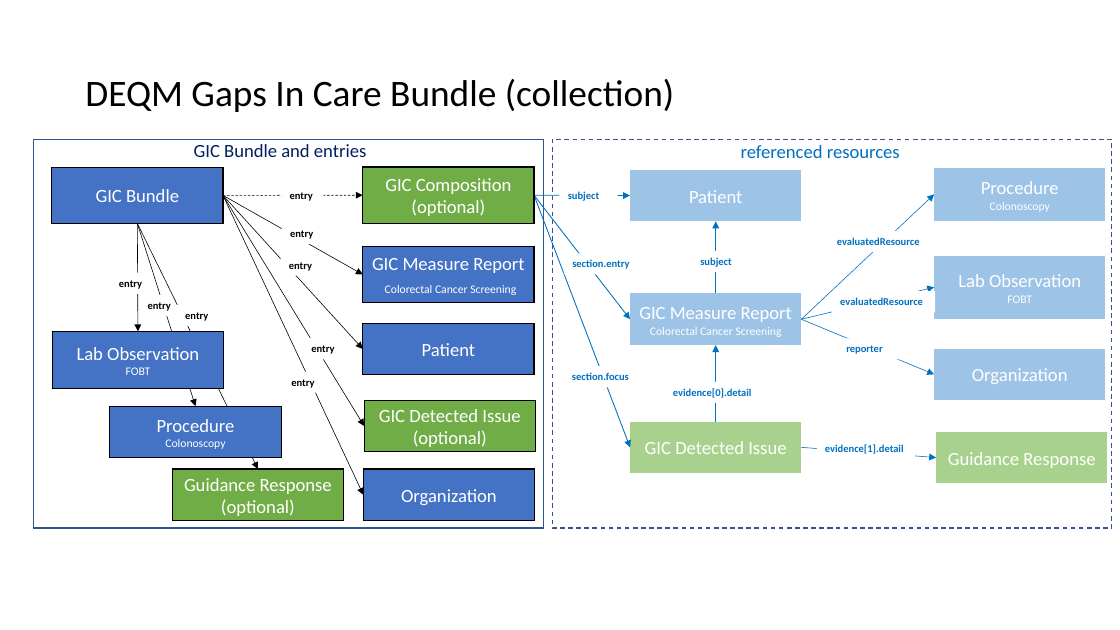
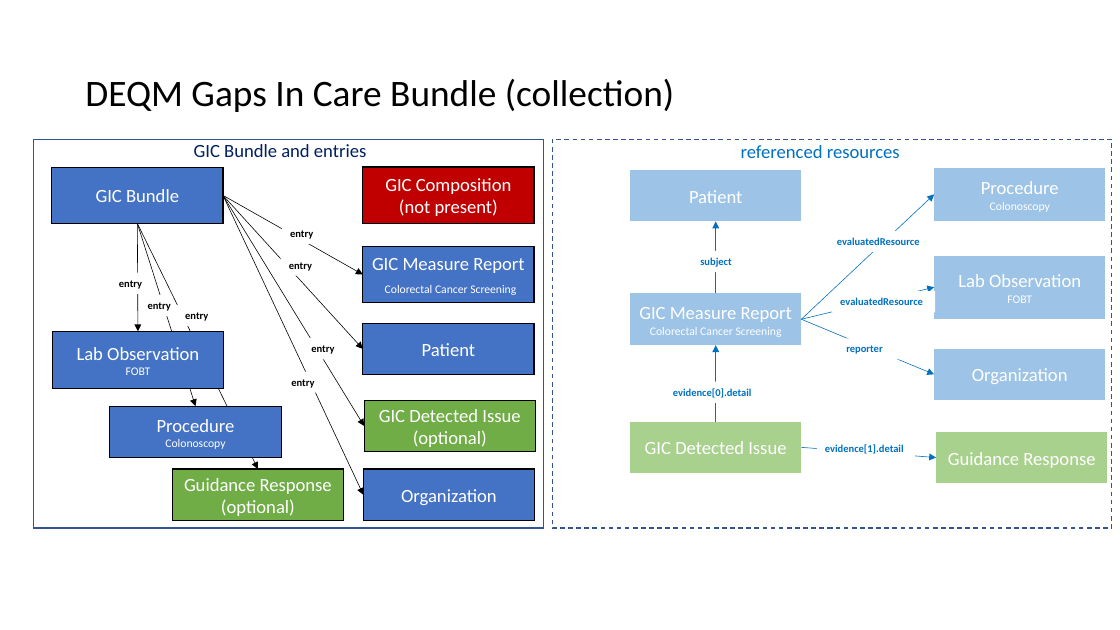
Before and after one commit to HL7/davinci-deqm, a slide deck: slide 9 of input/images/source/Gaps in Care Graphics.pptx. Drawn at 1120x630 pixels with LibreOffice and Linux fonts; fonts in the diff are those of the drawing. Boxes give left, top, right and bottom in pixels: in the first picture for what was removed or moved away, otherwise in the second. Text is boxed around its words. In the diff, an @@ line names an element or a change of style, - is before the commit and + after.

Commit message:
QA: Committee feedback on gaps in care diagrams

```diff
--- a/input/images/source/Gaps in Care Graphics.pptx
+++ b/input/images/source/Gaps in Care Graphics.pptx
@@ rectangle "GIC Composition" at (363, 167, 534, 223): fill #70AD47 to #C00000 @@
@@ arrow removed from (223, 196) to (363, 195) @@
@@ text removed at (290, 192, 313, 201) @@
-entry
@@ text in rectangle at (399, 199, 498, 216): text changed @@
-(optional)
+(not present)
@@ arrow removed from (534, 195) to (630, 319) @@
@@ arrow removed from (534, 195) to (630, 448) @@
@@ arrow removed from (534, 195) to (630, 196) @@
@@ text removed at (568, 191, 599, 201) @@
-subject
@@ text removed at (572, 259, 629, 269) @@
-section.entry
@@ text removed at (572, 372, 629, 380) @@
-section.focus
```
Also in this commit, not shown: 1 other file.
